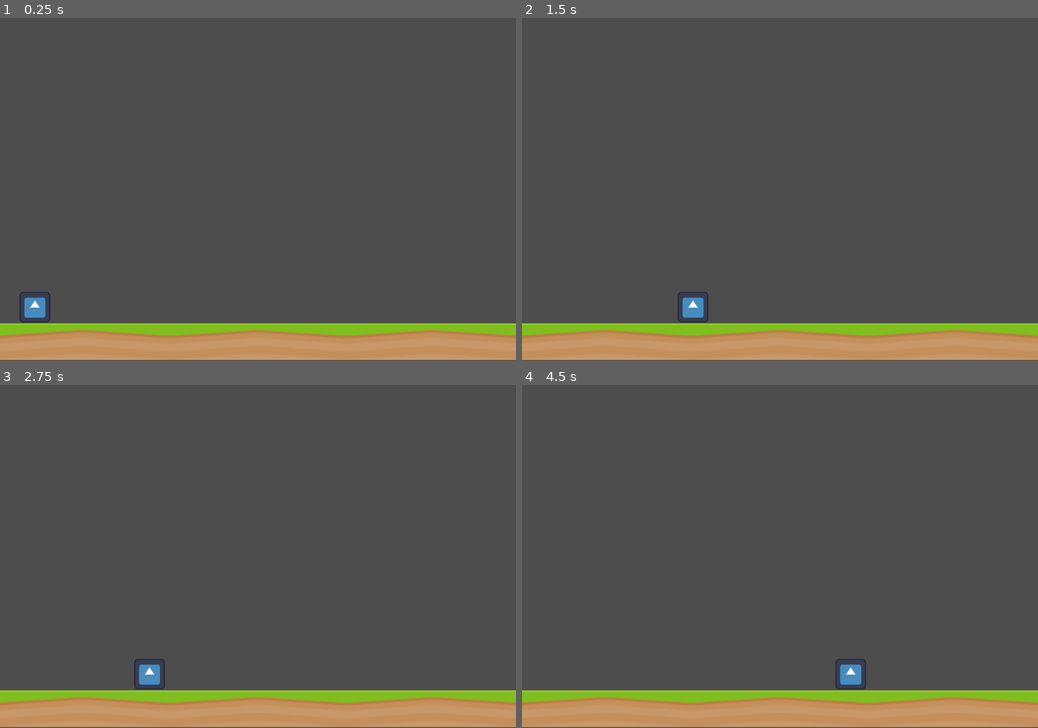
Above: before the commit, frames 1-4 (two rows, left to right).
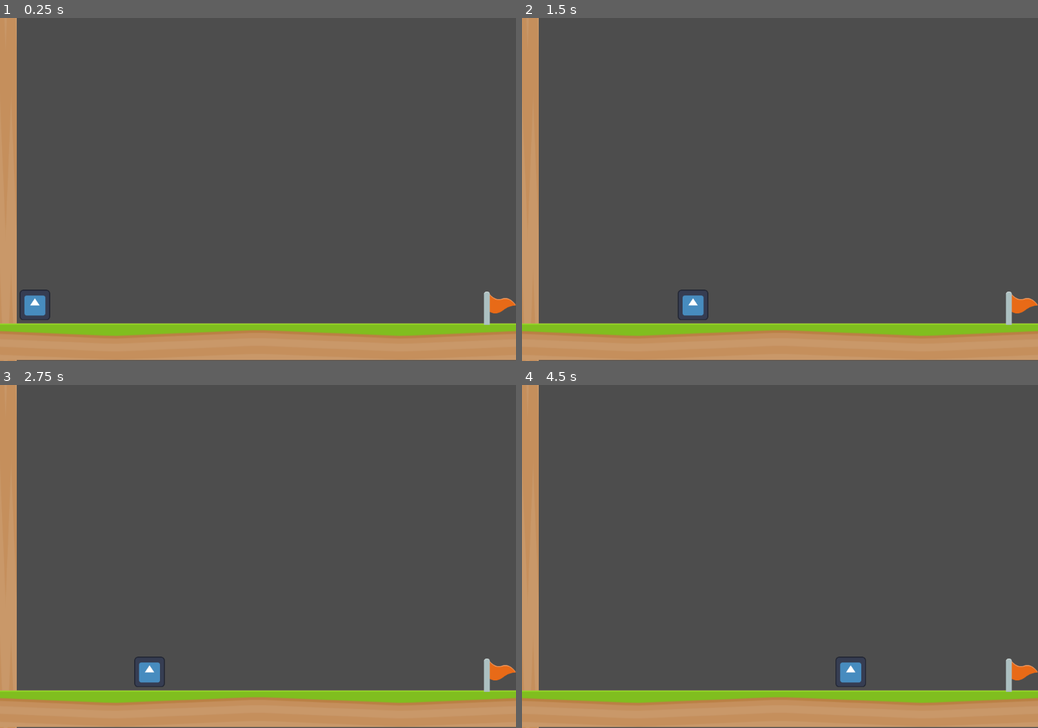
Above: after the commit, the same moments.

Repository: shapeshiftingrabbits/godot_wildjam_76
Game: Godot game, scene res://prototype.tscn
The game is run twice, just before and just after one commit, with the same random seed, the same clock (stepped at 60 frames per second) and the same inputs. The project has no main scene, so this scene is started directly. The engine's default icon, where the game draws it, is replaced by a stand-in: a white triangle on a blue panel in a dark square.
Inputs:
- Up to frame 1 (0.25 s): no input
- Up to frame 2 (1.5 s): tap Enter at 0.5 s; hold D (move_right) from 0.53 s (still down); tap Space (jump) at 0.77 s
- Up to frame 3 (2.75 s): tap Space (jump) at 1.52 s; release D (move_right) at 2.03 s; hold A (move_left) from 2.03 s (still down)
- Up to frame 4 (4.5 s): release A (move_left) at 2.78 s; hold D (move_right) 2.78-4.28 s; tap Space (jump) at 3.02, 3.77 s; hold A (move_left) from 4.28 s (still down)

The runs differ from the first frame. In frame 1, 4.0% of the frame differs, in the area x 0-100%, y 0-100%; in frame 2, 4.1%; in frame 3, 4.1%; in frame 4, 4.1%.

Commit message:
add wall and finish line

Diff:
--- a/prototype.tscn
+++ b/prototype.tscn
@@ -1,15 +1,23 @@
-[gd_scene load_steps=6 format=3 uid="uid://bq3882tkp8hwx"]
+[gd_scene load_steps=10 format=3 uid="uid://bq3882tkp8hwx"]
 
 [ext_resource type="Texture2D" uid="uid://bt043n8scsipo" path="res://icon.svg" id="1_aq8cg"]
 [ext_resource type="Script" path="res://scripts/move.gd" id="1_xoidt"]
 [ext_resource type="Texture2D" uid="uid://bb76chblox1qy" path="res://textures/grassMid.png" id="3_we4ca"]
+[ext_resource type="Texture2D" uid="uid://c7ww3a6n54whc" path="res://textures/flagRed.png" id="4_7quu1"]
+[ext_resource type="Texture2D" uid="uid://xhvgmbx5lfvs" path="res://textures/grassCenter.png" id="4_hv57n"]
 
 [sub_resource type="CapsuleShape2D" id="CapsuleShape2D_6eaqc"]
 radius = 37.0
 height = 74.0
 
 [sub_resource type="RectangleShape2D" id="RectangleShape2D_24u1r"]
-size = Vector2(1100, 74)
+size = Vector2(60, 720)
+
+[sub_resource type="RectangleShape2D" id="RectangleShape2D_71hhf"]
+size = Vector2(2160, 80)
+
+[sub_resource type="RectangleShape2D" id="RectangleShape2D_or7rr"]
+size = Vector2(20, 60)
 
 [node name="Node2D" type="Node2D"]
 
@@ -24,17 +32,40 @@
 scale = Vector2(0.5, 0.5)
 texture = ExtResource("1_aq8cg")
 
+[node name="WallStaticBody2D" type="StaticBody2D" parent="."]
+position = Vector2(0, 360)
+
+[node name="CollisionShape2D" type="CollisionShape2D" parent="WallStaticBody2D"]
+shape = SubResource("RectangleShape2D_24u1r")
+
+[node name="Sprite2D" type="Sprite2D" parent="WallStaticBody2D"]
+texture_repeat = 2
+scale = Vector2(1, 25)
+texture = ExtResource("4_hv57n")
+region_enabled = true
+region_rect = Rect2(0, 0, 70, 70)
+
 [node name="FloorStaticBody2D" type="StaticBody2D" parent="."]
 position = Vector2(0, 644)
 
 [node name="CollisionShape2D" type="CollisionShape2D" parent="FloorStaticBody2D"]
-position = Vector2(540, 37)
-shape = SubResource("RectangleShape2D_24u1r")
+position = Vector2(539.5, 35.5)
+shape = SubResource("RectangleShape2D_71hhf")
 
 [node name="Sprite2D" type="Sprite2D" parent="FloorStaticBody2D"]
 texture_repeat = 2
 position = Vector2(539.5, 36)
-scale = Vector2(15.742, 1.1)
+scale = Vector2(25.6411, 1.1)
 texture = ExtResource("3_we4ca")
 region_enabled = true
 region_rect = Rect2(0, 0, 70, 70)
+
+[node name="FinishLineArea2D" type="Area2D" parent="."]
+position = Vector2(1048, 609)
+
+[node name="FlagRed" type="Sprite2D" parent="FinishLineArea2D"]
+texture = ExtResource("4_7quu1")
+
+[node name="CollisionShape2D" type="CollisionShape2D" parent="FinishLineArea2D"]
+scale = Vector2(-4.61429, -2.53186)
+shape = SubResource("RectangleShape2D_or7rr")
Binary file added: textures/flagRed.png
Not shown, added: textures/flagRed.png.import
Binary file added: textures/grassCenter.png
Not shown, added: textures/grassCenter.png.import
